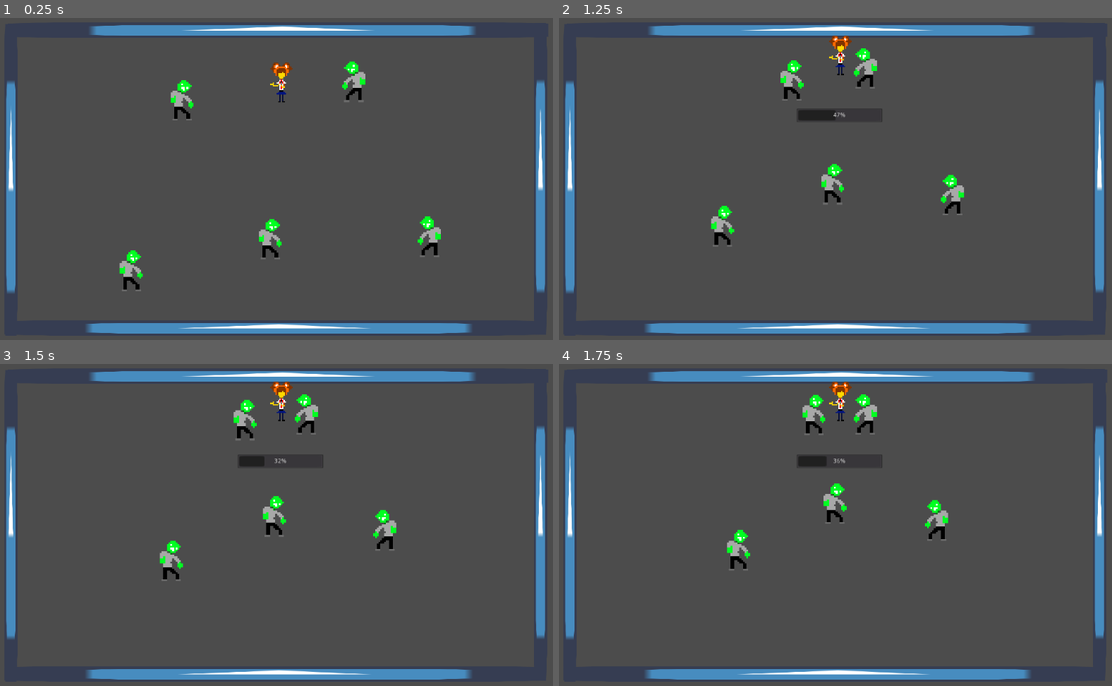
Above: before the commit, frames 1-4 (two rows, left to right).
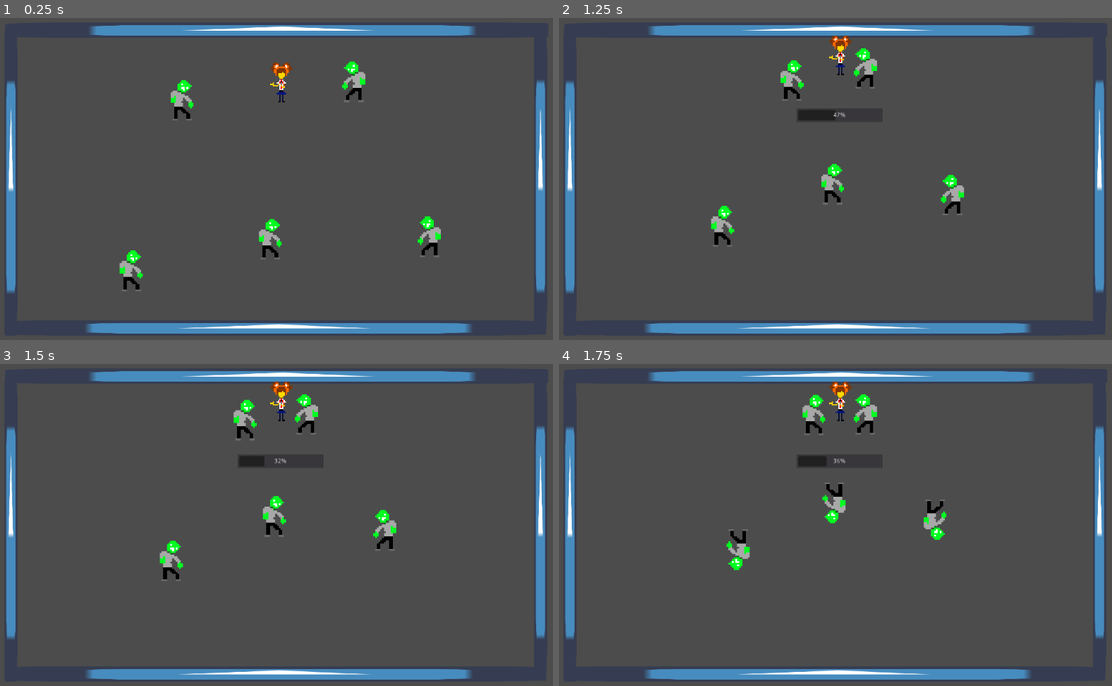
Above: after the commit, the same moments.

Repository: charalian/reporter-madness
Game: Godot game, scene res://stages/teste.tscn
The game is run twice, just before and just after one commit, with the same random seed, the same clock (stepped at 60 frames per second) and the same inputs. The engine's default icon, where the game draws it, is replaced by a stand-in: a white triangle on a blue panel in a dark square.
Inputs:
- Up to frame 1 (0.25 s): no input
- Up to frame 2 (1.25 s): tap Enter (ui_accept) at 0.5, 0.77 s; hold Up (ui_up) from 0.53 s (still down)
- Up to frame 3 (1.5 s): keep holding Up (ui_up)
- Up to frame 4 (1.75 s): keep holding Up (ui_up); tap Enter (ui_accept) at 1.52 s

Frames 1-3 are identical in both runs. In frame 4, 1.1% of the frame differs, in the area x 30-71%, y 36-65%.

Commit message:
feature nova: zumbi lombriga

Diff:
--- a/src/enemy/enemy.gd
+++ b/src/enemy/enemy.gd
@@ -21,10 +21,9 @@
         move = Vector2(speed, 0).rotated(rotation)
         rotation = prev_rot
         if player.int_zombies >= 2:
-            move = Vector2(speed, 0).rotated(rotation * -1)
+            rotate(deg2rad(180))
     elif int_player:
         move = Vector2.ZERO
-
     # Will look at player
     if player_pos > position:
         get_node("sprite").set_flip_h(true)
